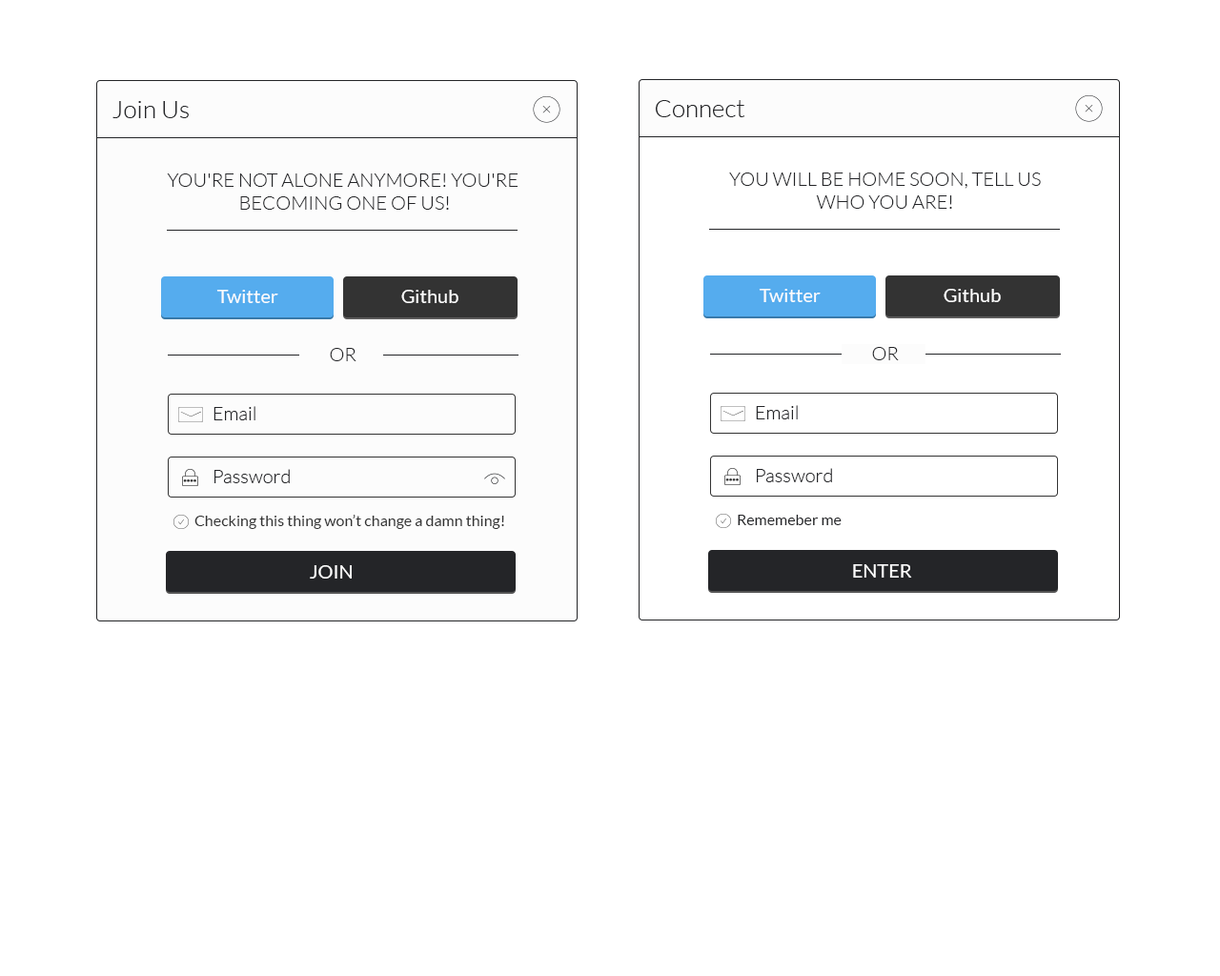
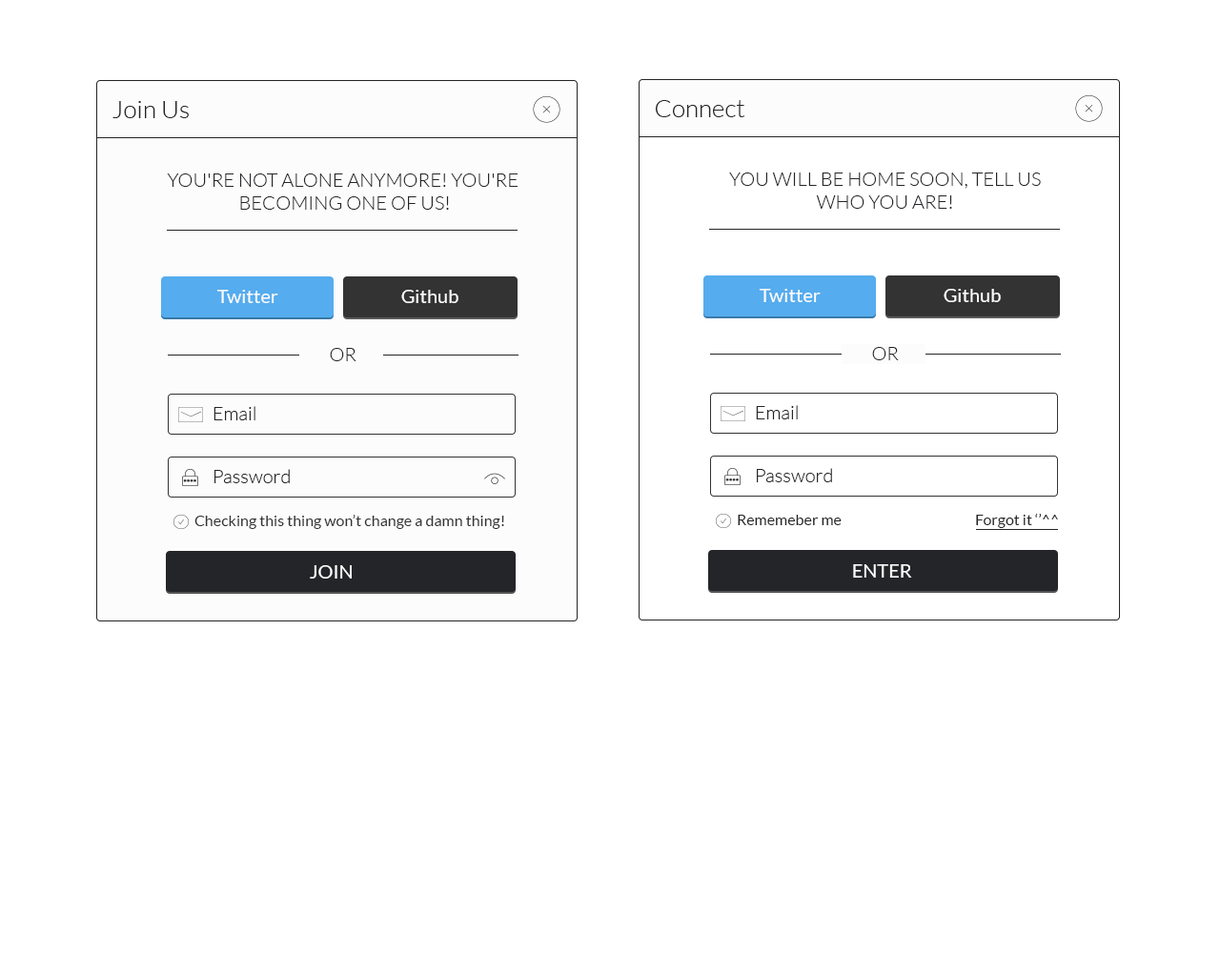
Two versions of the same layered image (1220x976). Layer-by-layer changes:
added group "link" with 2 layers in group "Connection" over [976, 512, 1059, 531]
added layer "Rectangle 9" in group "link" over [976, 529, 1059, 531]
added layer "Forgot it ‘’^^" in group "link" over [976, 512, 1059, 529]
